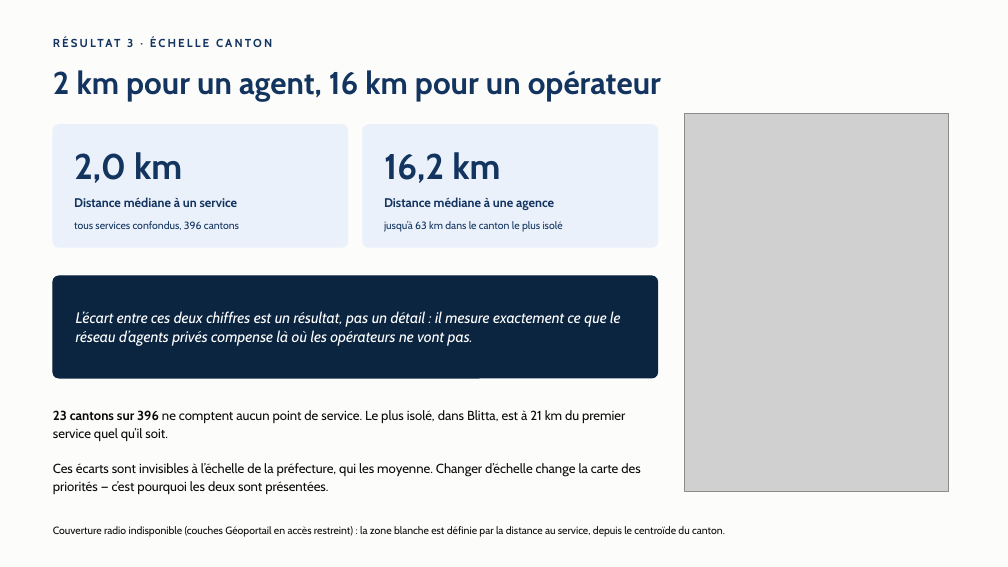
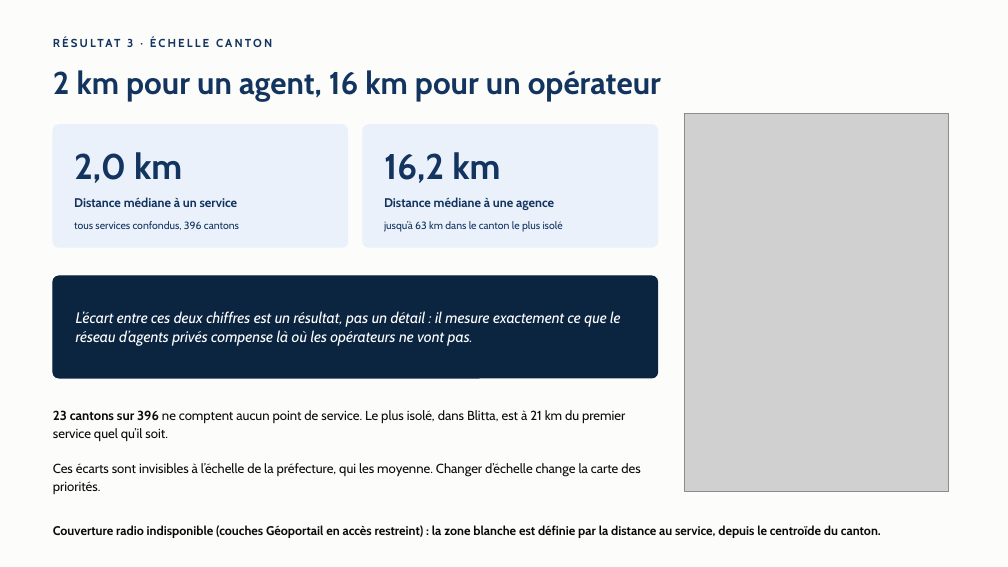
Before and after one commit to jack-junior/togo-acces-numerique, a slide deck: slide 5 of rapport/Rapport_Defi1_Acces_numerique_Togo.pptx. Drawn at 1008x567 pixels with LibreOffice and Linux fonts; fonts in the diff are those of the drawing; grey boxes stand for pictures. Boxes give left, top, right and bottom in pixels: in the first picture for what was removed or moved away, otherwise in the second. Text is boxed around its words. In the diff, an @@ line names an element or a change of style, - is before the commit and + after.

```diff
--- a/rapport/Rapport_Defi1_Acces_numerique_Togo.pptx
+++ b/rapport/Rapport_Defi1_Acces_numerique_Togo.pptx
@@ text at bbox=[53, 463, 640, 494]: text changed @@
-Ces écarts sont invisibles à l’échelle de la préfecture, qui les moyenne. Changer d’échelle change la carte des priorités — c’est pourquoi les deux sont présentées.
+Ces écarts sont invisibles à l’échelle de la préfecture, qui les moyenne. Changer d’échelle change la carte des priorités.
@@ text "Couverture radio indisponible (couches Géoportail ..." at bbox=[53, 525, 838, 538]: size 10 to 12 pt, bold on @@
```
Also in this commit, not shown: 8 other slides changed, 2 other files.
